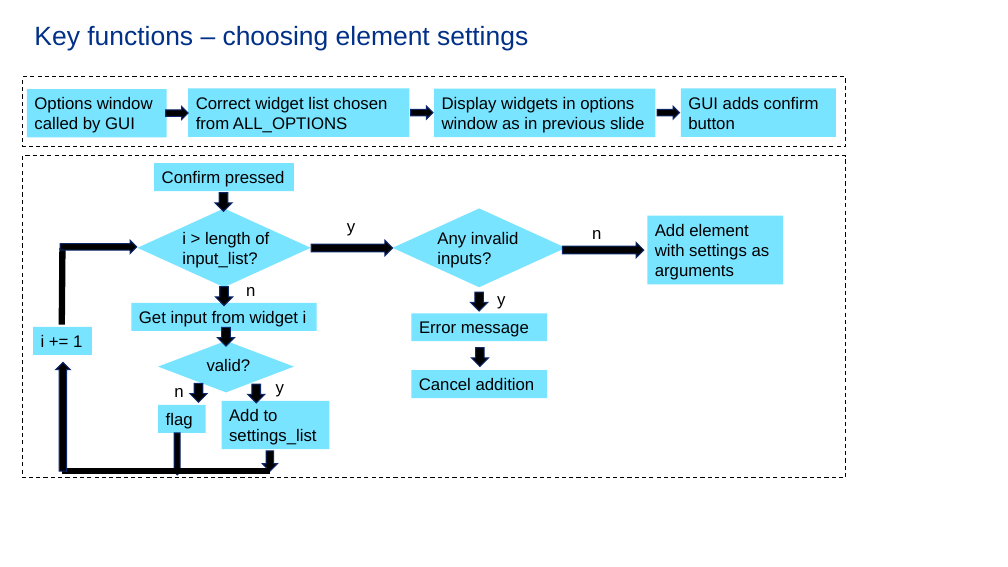
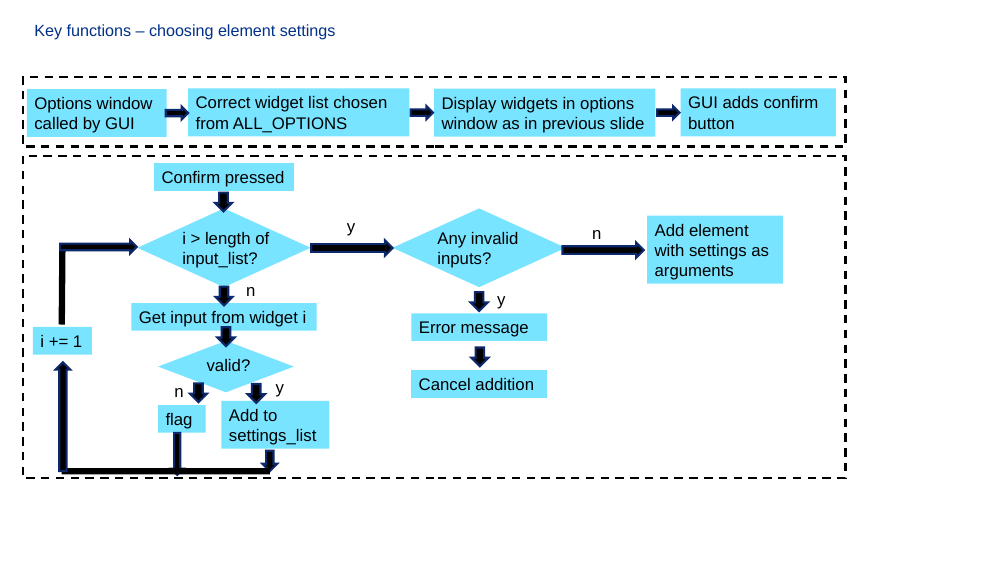
Before and after one commit to ErinW44/OPAL_GUI, a slide deck: slide 26 of GUI_powerpoint.pptx. Drawn at 1008x567 pixels with LibreOffice and Linux fonts; fonts in the diff are those of the drawing; background and template pictures are left out. Boxes give left, top, right and bottom in pixels: in the first picture for what was removed or moved away, otherwise in the second. Text is boxed around its words. In the diff, an @@ line names an element or a change of style, - is before the commit and + after.

```diff
--- a/GUI_powerpoint.pptx
+++ b/GUI_powerpoint.pptx
@@ text "Key functions – choosing element ..." at [34,24,336,40]: size 25.2 to 15.4 pt @@
@@ rectangle at [23,77,846,147]: outline #000000 1 pt dashed to #000000 2 pt dashed @@
@@ rectangle at [23,156,846,478]: outline #000000 1 pt dashed to #000000 2 pt dashed @@
@@ outline #0D296D 1 pt to #0D296D 2 pt; proportions changed in 15 elements at [215,193,232,212], [216,287,233,306], [218,327,235,346], [190,383,207,402], [248,384,265,403], [171,433,183,475], [262,451,278,471], [56,362,71,471], [311,240,392,256], [470,293,488,312], [471,348,488,367], [410,106,433,119], [658,106,680,119], [563,243,644,258], [60,240,136,253] @@
```
Also in this commit, not shown: 22 other slides changed, 1 other file.
